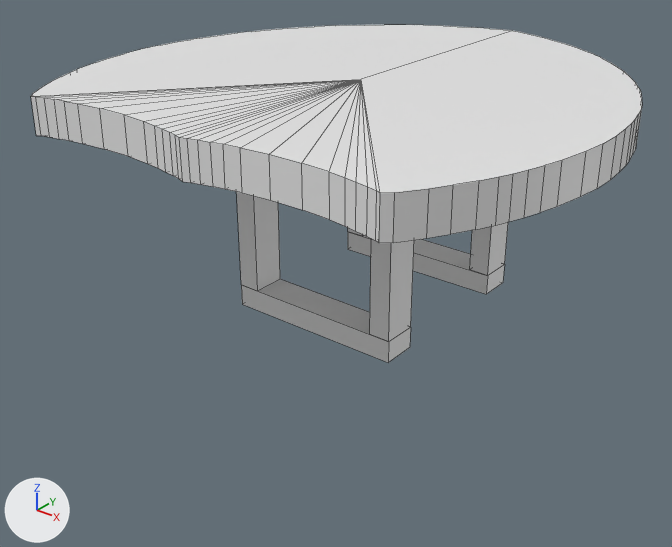
Two versions of the OBJ model street_signs/models/street_signs_us_interstate_onpole.obj, one commit apart.
One viewpoint serves both versions: a camera (50 mm lens) standing at (0.913, -1.259, -0.371) and looking at (-0.042, -0.066, -1.111). The axes (+X, +Y, +Z) are drawn at lower left. The lights are the same throughout. Mesh edges are drawn as thin lines. Where no turn or scale is listed for an object, it has been applied to the vertices. Vertices at the same position are counted once.
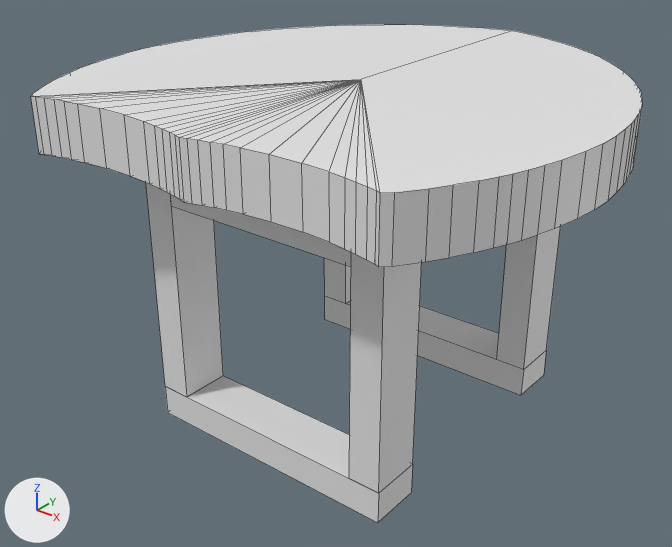
The newer file is also rescaled (x0.672), turned or shifted as a whole; pictures and numbers use the older file's frame.

Pixel boxes [x1, y1, x2, y2] of what changed, in the pictures (672 x 547 px; the box of a moved part takes in the faces that stretch with it):
'Cube', reshaped (48% taller): before [31, 25, 642, 362]; after [31, 25, 642, 523]
part 1 of me_cube, moved or reshaped: before [36, 109, 642, 362]; after [36, 109, 642, 523]

Patch to the scene script:
```diff
--- a/street_signs/models/street_signs_us_interstate_onpole.obj.py
+++ b/street_signs/models/street_signs_us_interstate_onpole.obj.py
@@ me_cube @@
 # used by ob_cube; location = (0.0, 0.0, 0.0)
-me_cube.from_pydata(...)  # 238 vertices, 185 faces; spans x -0.453..0.453, y -0.453..0.453, z -1.164..-0.75
+me_cube.from_pydata(...)  # 239 vertices, 185 faces; spans x -0.453..0.453, y -0.453..0.453, z -1.366..-0.75
+# me_cube part 1
+# 3 faces are deleted
+# 82 vertices in x -0.453..0.453, y -0.453..0.387, z -0.812 move by (0.0, 0.0, -0.031)
+# 11 vertices in x -0.137..0.137, y 0.406..0.453, z -0.813 move by (0.0, 0.0, -0.03)
+# 48 vertices move from x -0.371..0.371, y -0.188..0.27, z -1.164..-0.812 to x -0.371..0.371, y -0.318..0.27, z -1.366..-0.843
+# 1 vertex is added at (-0.244, 0.147, -1.308)
+# 3 new faces join them
```
